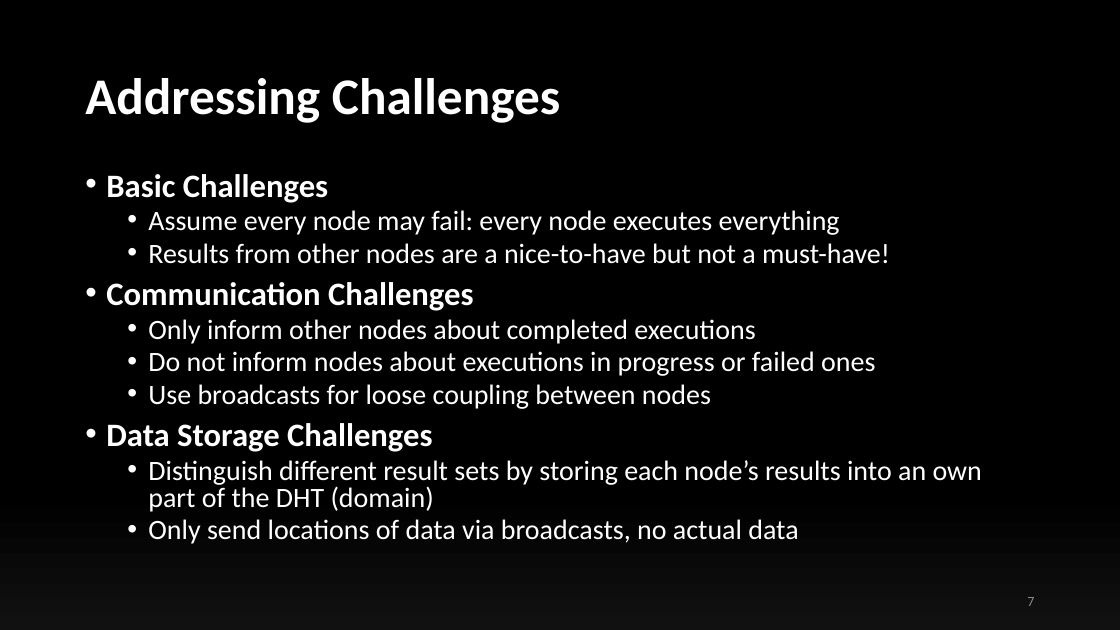
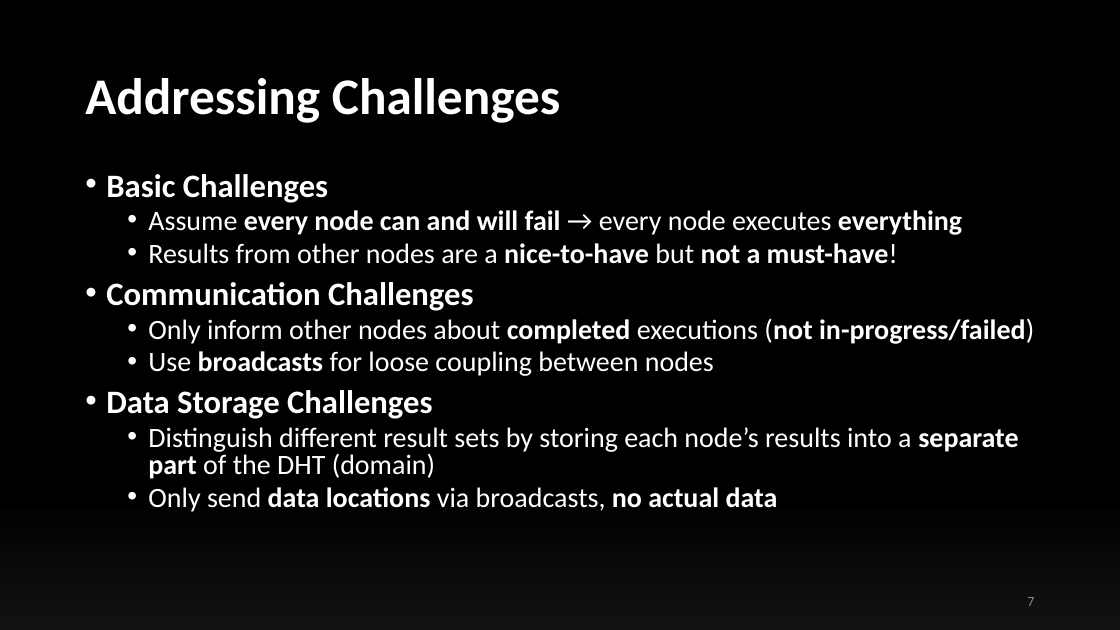
Before and after one commit to ollyblink/mt2, a slide deck: slide 7 of TomP2PTrials/files/presentations/InterimPresentation.pptx. Drawn at 1120x630 pixels with LibreOffice and Linux fonts; fonts in the diff are those of the drawing. Boxes give left, top, right and bottom in pixels: in the first picture for what was removed or moved away, otherwise in the second. Text is boxed around its words. In the diff, an @@ line names an element or a change of style, - is before the commit and + after.

```diff
--- a/TomP2PTrials/files/presentations/InterimPresentation.pptx
+++ b/TomP2PTrials/files/presentations/InterimPresentation.pptx
@@ text at (148, 210, 962, 235): text changed; bold on @@
-  • Assume every node may fail: every node executes everything
+  • Assume every node can and will fail → every node executes everything
@@ text at (148, 243, 898, 376): bold on in "nice-to-have not a must-have!", "broadcasts" @@
@@ text at (148, 318, 1034, 344): text changed @@
-  • Only inform other nodes about completed executions
-  • Do not inform nodes about executions in progress or failed ones
+  • Only inform other nodes about completed executions (not in-progress/failed)
@@ text at (148, 427, 1018, 512): text changed @@
-  • Distinguish different result sets by storing each node’s results into an own part of the DHT (domain)
-  • Only send locations of data via broadcasts, no actual data
+  • Distinguish different result sets by storing each node’s results into a separate part of the DHT (domain)
+  • Only send data locations via broadcasts, no actual data
```
Also in this commit, not shown: 11 other slides changed, 1 slide removed, 12 other files.
